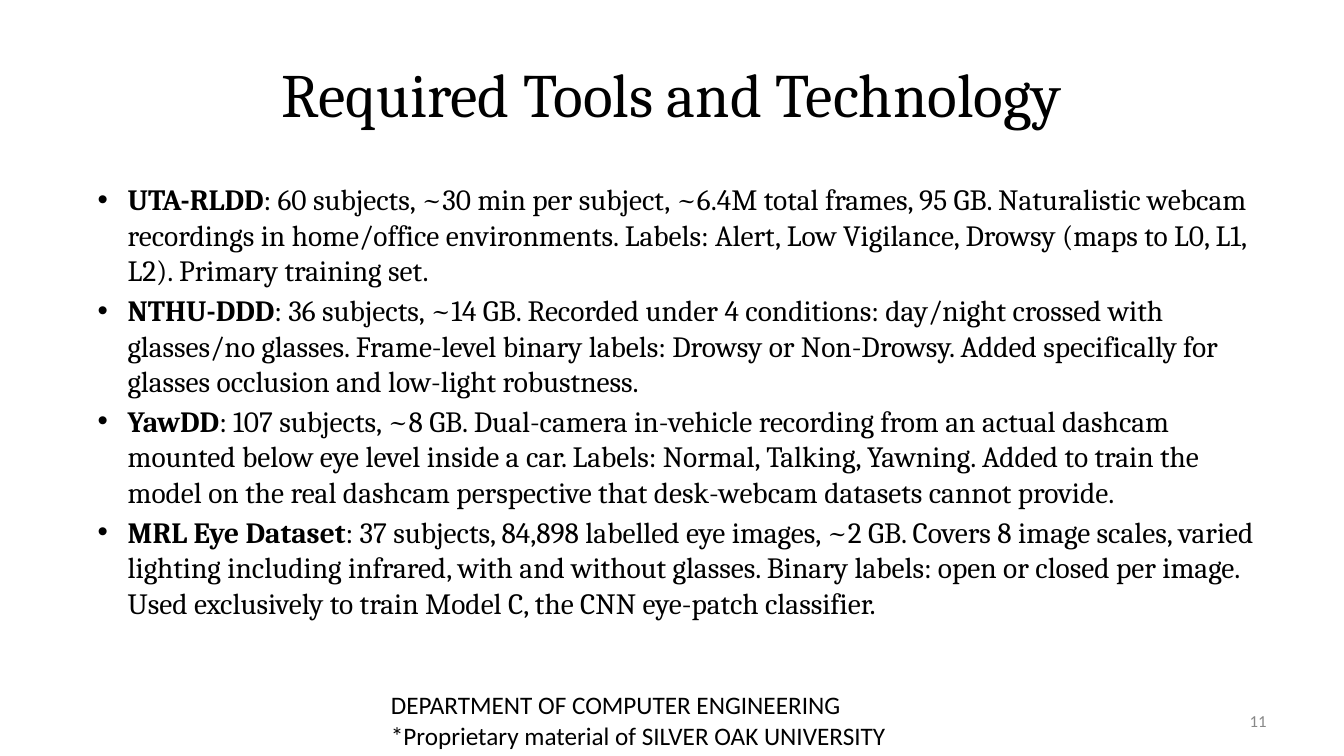
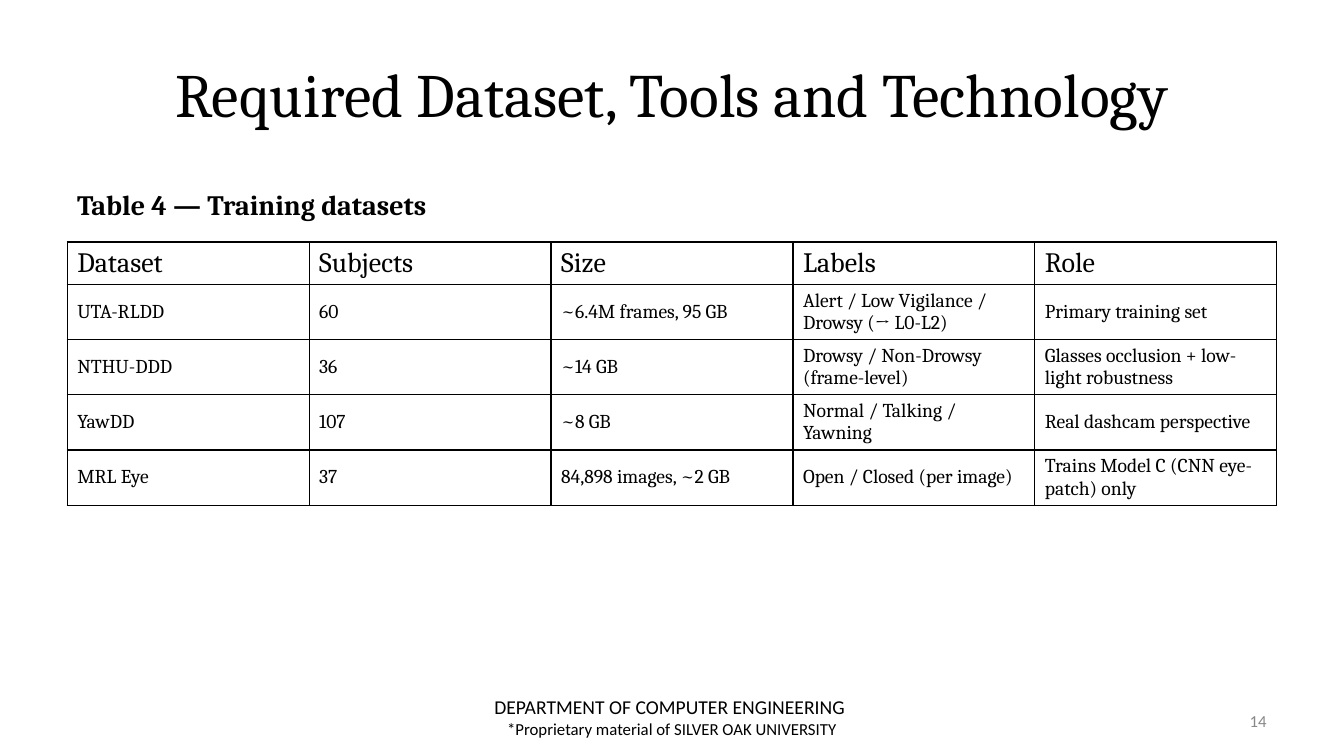
Before and after one commit to zoro1126/ALERT, a slide deck: slide 14 of review_docs/Review-2/NEW_Presentation_ALERT_CE_AIML_31.pptx (slide 11 before the commit). Drawn at 1344x756 pixels with LibreOffice and Linux fonts; fonts in the diff are those of the drawing; background and template pictures are left out. Boxes give left, top, right and bottom in pixels: in the first picture for what was removed or moved away, otherwise in the second. Text is boxed around its words. In the diff, an @@ line names an element or a change of style, - is before the commit and + after.

Commit message:
fully updated pptx file with correct content and format

```diff
--- a/review_docs/Review-2/NEW_Presentation_ALERT_CE_AIML_31.pptx
+++ b/review_docs/Review-2/NEW_Presentation_ALERT_CE_AIML_31.pptx
@@ title at (175,74,1167,131): text changed @@
-Required Tools and Technology
+Required Dataset, Tools and Technology
@@ text added at (77,195,426,221), 20 pt, text #000000, bold @@
+Table 4 — Training datasets
@@ text removed at (128,189,1253,620) @@
-• UTA-RLDD: 60 subjects, ~30 min per subject, ~6.4M total frames, 95 GB. Naturalistic webcam recordings in home/office environments. Labels: Alert, Low Vigilance, Drowsy (maps to L0, L1, L2). Primary training set.
-• NTHU-DDD: 36 subjects, ~14 GB. Recorded under 4 conditions: day/night crossed with glasses/no glasses. Frame-level binary labels: Drowsy or Non-Drowsy. Added specifically for glasses occlusion and low-light robustness.
-• YawDD: 107 subjects, ~8 GB. Dual-camera in-vehicle recording from an actual dashcam mounted below eye level inside a car. Labels: Normal, Talking, Yawning. Added to train the model on the real dashcam perspective that desk-webcam datasets cannot provide.
-• MRL Eye Dataset: 37 subjects, 84,898 labelled eye images, ~2 GB. Covers 8 image scales, varied lighting including infrared, with and without glasses. Binary labels: open or closed per image. Used exclusively to train Model C, the CNN eye-patch classifier.
@@ table added at (68,242,1277,514), 5 rows, 5 columns @@
+Dataset | Subjects | Size | Labels | Role
+UTA-RLDD | 60 | ~6.4M frames, 95 GB | Alert / Low Vigilance / Drowsy (→ L0-L2) | Primary training set
+NTHU-DDD | 36 | ~14 GB | Drowsy / Non-Drowsy (frame-level) | Glasses occlusion + low-light robustness
+YawDD | 107 | ~8 GB | Normal / Talking / Yawning | Real dashcam perspective
+MRL Eye | 37 | 84,898 images, ~2 GB | Open / Closed (per image) | Trains Model C (CNN eye-patch) only
@@ text "DEPARTMENT OF COMPUTER ENGINEERING": place and size @@
-text "DEPARTMENT OF COMPUTER ENGINEERING" at (391,697,885,749)
+text "DEPARTMENT OF COMPUTER ENGINEERING" at (494,701,845,738)
@@ text "DEPARTMENT OF COMPUTER ENGINEERING" at (494,701,845,738): size 18 to 14 pt in "DEPARTMENT OF COMPUTER ENGINEERING"; size 18 to 12 pt in "*Proprietary material of SILVER OAK UNIVERSITY"; alignment left to centre @@
@@ page number at (1250,716,1267,727): text changed @@
-11
+14
```
Also in this commit, not shown: 14 other slides changed, 4 slides added, 2 slides removed.
